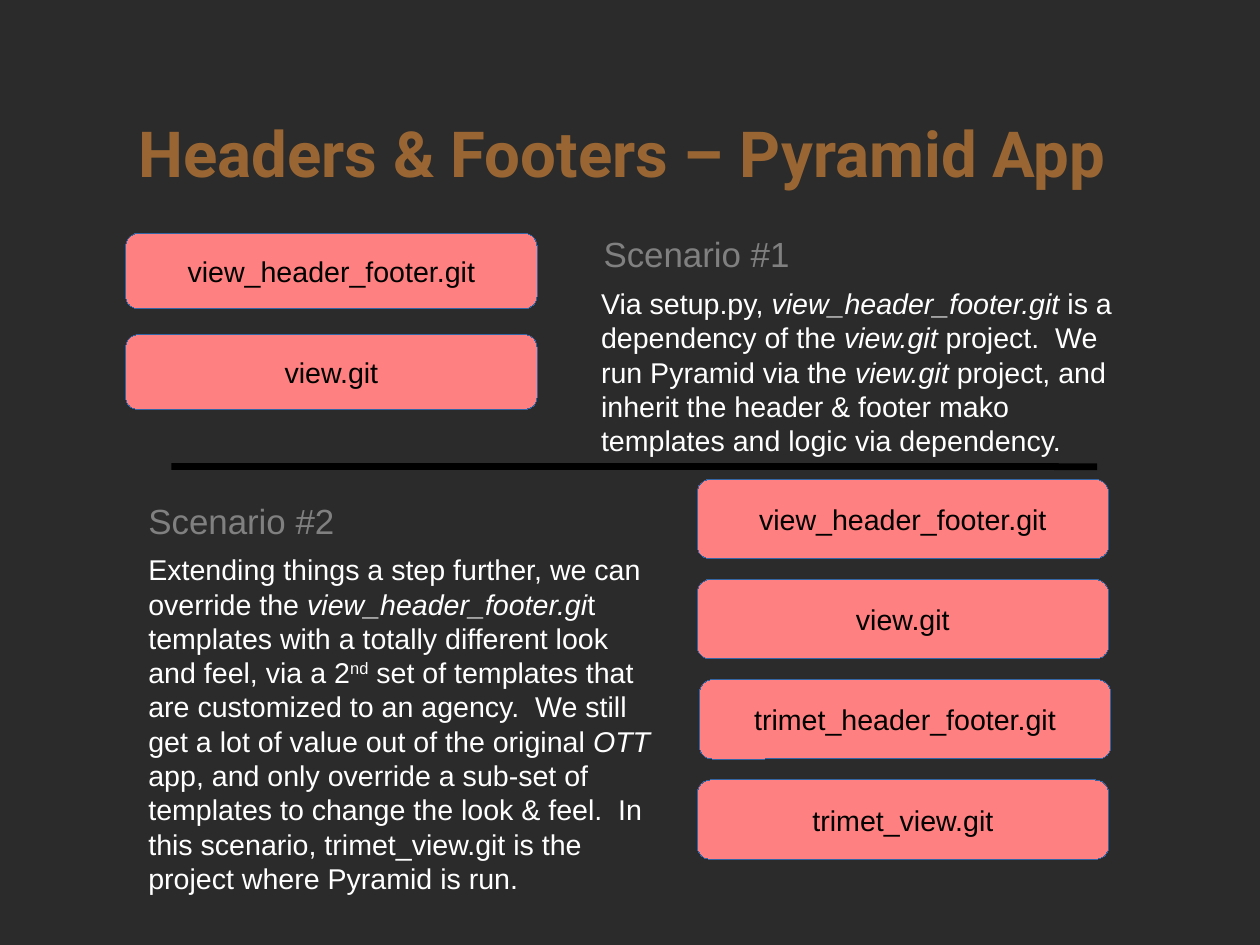
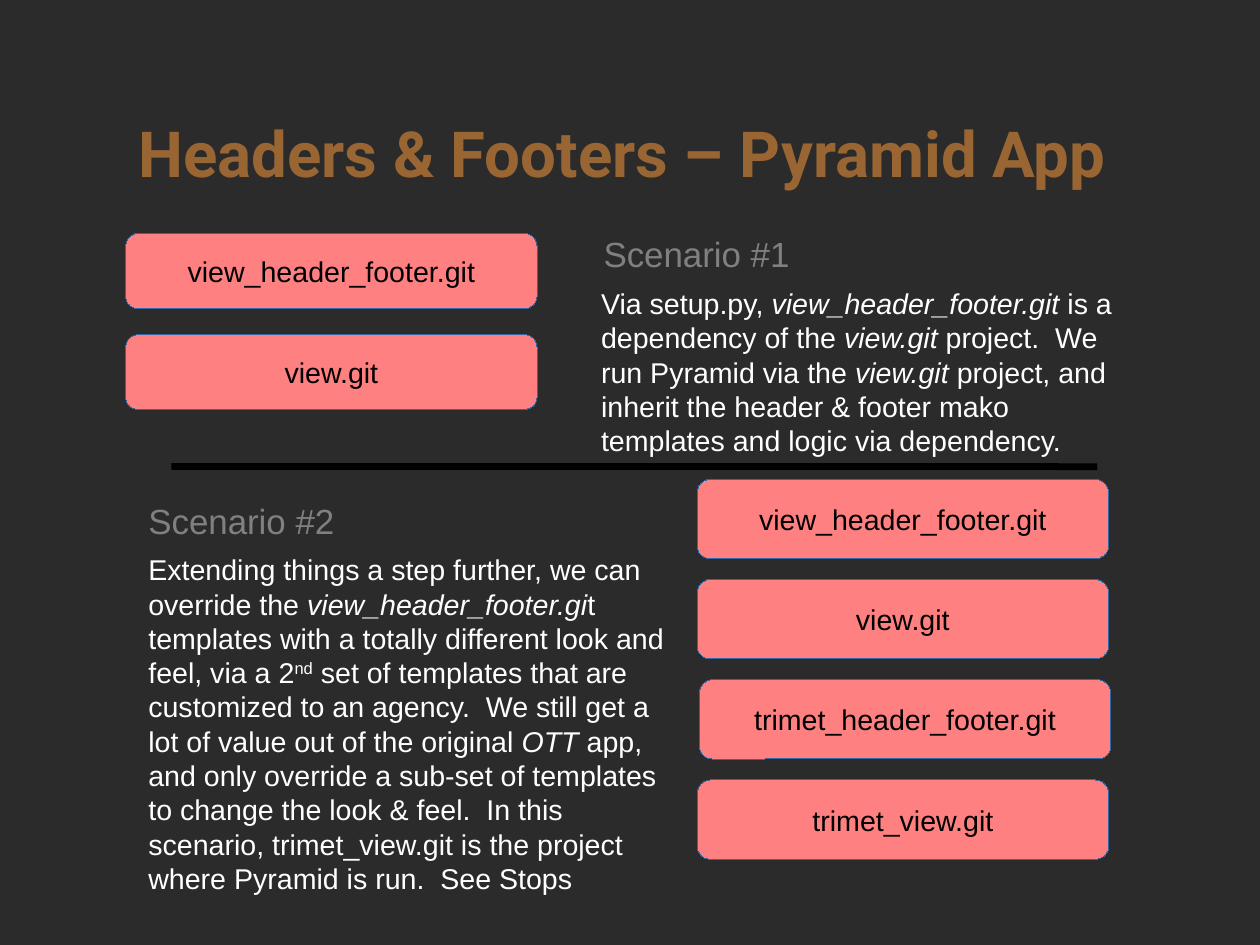
Before and after one commit to OpenTransitTools/view_header_footer, a slide deck: slide 2 of docs/HeadersFooters.odp. Drawn at 1260x945 pixels with LibreOffice and Linux fonts; fonts in the diff are those of the drawing; background and template pictures are left out; a plain dark background stands for a picture behind light text. Boxes give left, top, right and bottom in pixels: in the first picture for what was removed or moved away, otherwise in the second. Text is boxed around its words. In the diff, an @@ line names an element or a change of style, - is before the commit and + after.

Commit message:
more edits / slides

```diff
--- a/docs/HeadersFooters.odp
+++ b/docs/HeadersFooters.odp
@@ text at [148, 559, 664, 895]: text changed @@
-Extending things a step further, we can override the view_header_footer.git templates with a totally different look and feel, via a 2nd set of templates that are customized to an agency. We still get a lot of value out of the original OTT app, and only override a sub-set of templates to change the look & feel. In this scenario, trimet_view.git is the project where Pyramid is run.
+Extending things a step further, we can override the view_header_footer.git templates with a totally different look and feel, via a 2nd set of templates that are customized to an agency. We still get a lot of value out of the original OTT app, and only override a sub-set of templates to change the look & feel. In this scenario, trimet_view.git is the project where Pyramid is run. See Stops
```
Also in this commit, not shown: 1 other slide changed, 2 slides added.
